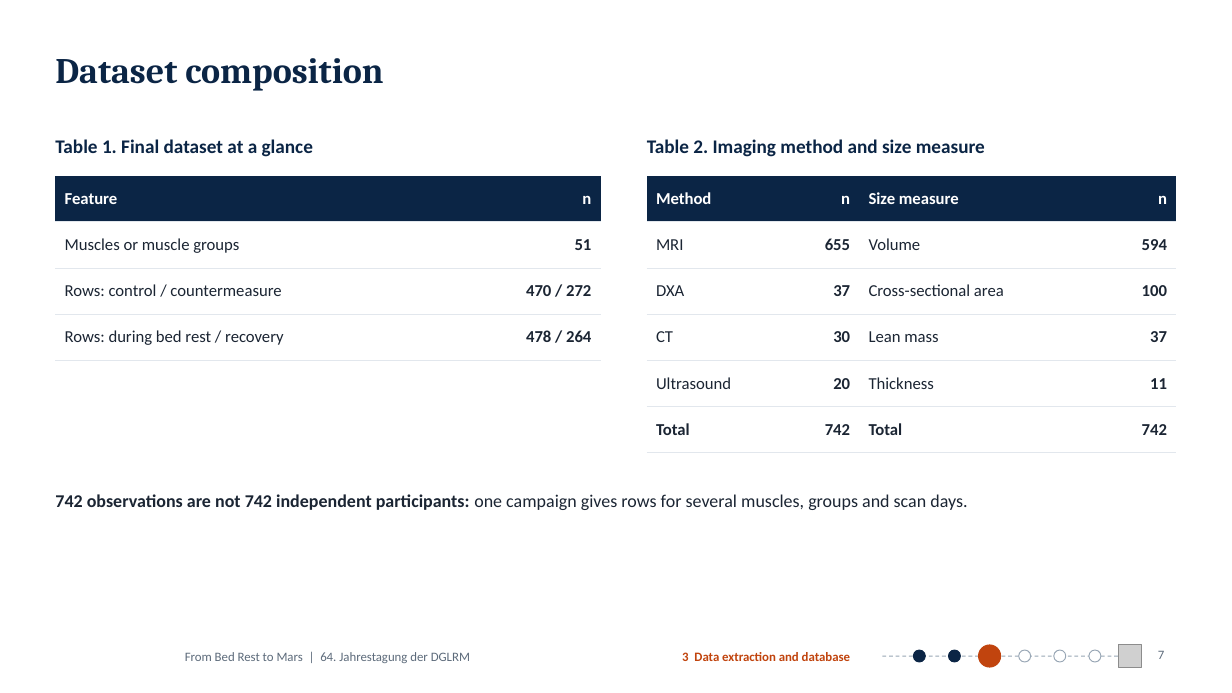
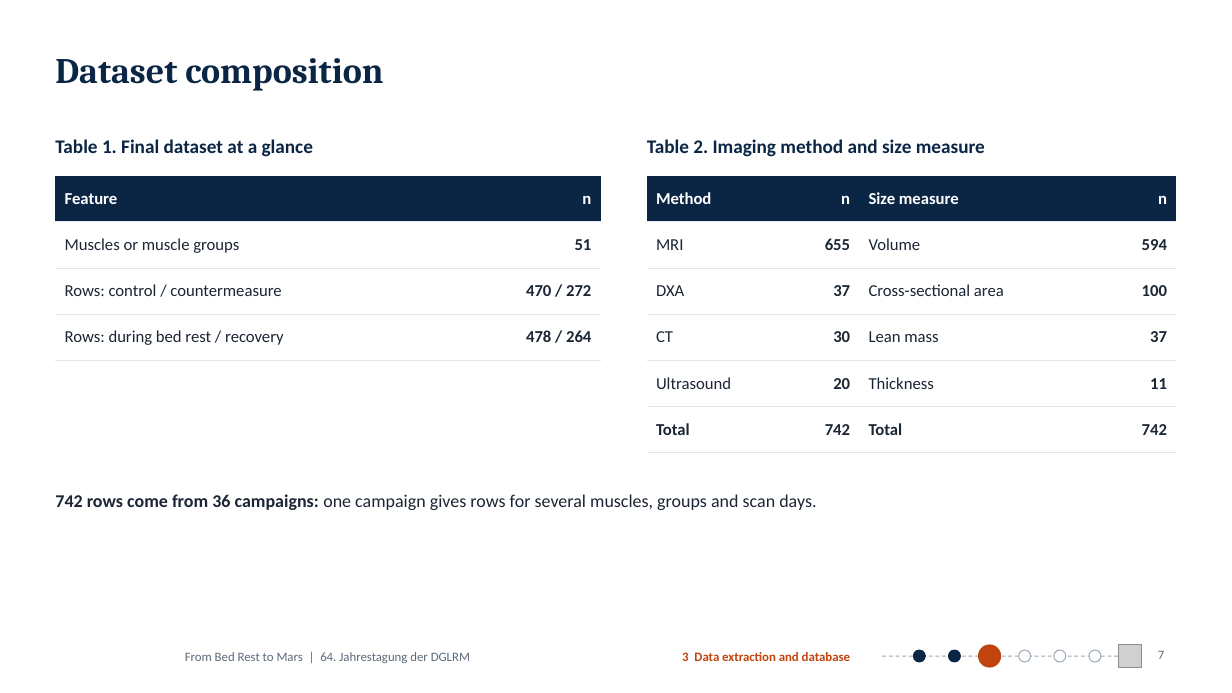
Before and after one commit to MiladBahariQaragoz/BedrestToMars, a slide deck: slide 7 of presentation/bed-rest-to-mars-talk.pptx. Drawn at 1232x693 pixels with LibreOffice and Linux fonts; fonts in the diff are those of the drawing; grey boxes stand for pictures; background and template pictures are left out. Boxes give left, top, right and bottom in pixels: in the first picture for what was removed or moved away, otherwise in the second. Text is boxed around its words. In the diff, an @@ line names an element or a change of style, - is before the commit and + after.

```diff
--- a/presentation/bed-rest-to-mars-talk.pptx
+++ b/presentation/bed-rest-to-mars-talk.pptx
@@ text at [55, 494, 816, 510]: text changed @@
-742 observations are not 742 independent participants: one campaign gives rows for several muscles, groups and scan days.
+742 rows come from 36 campaigns: one campaign gives rows for several muscles, groups and scan days.
```
Also in this commit, not shown: 9 other slides changed, 2 other files.
